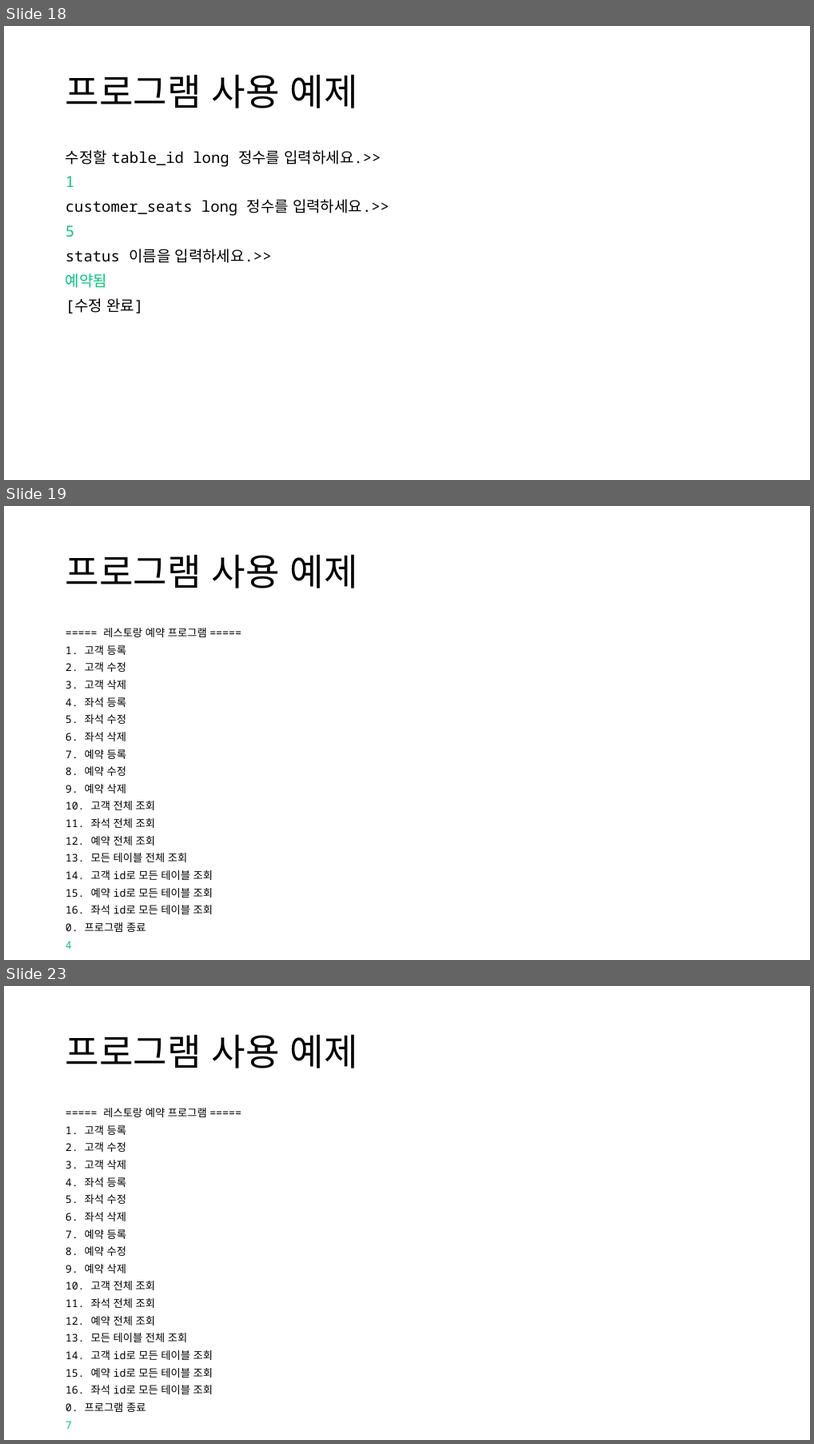
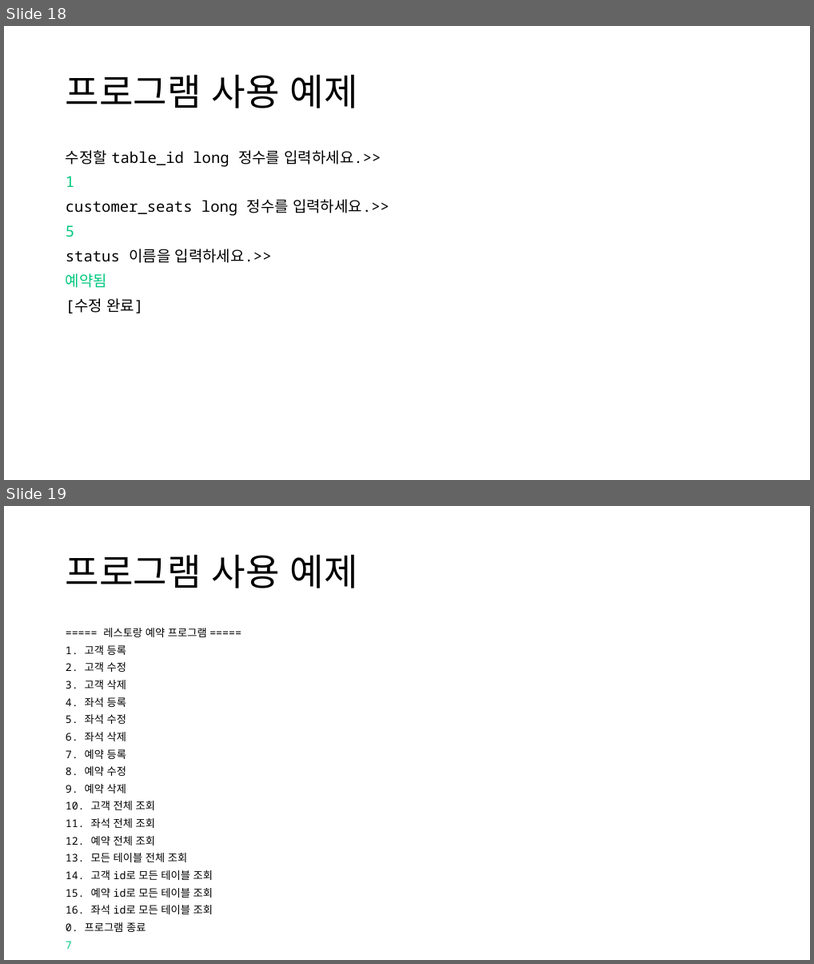
Before and after one commit to TaYaKi71751/gukbi, a slide deck: ppt/Oracle DB Project.pptx. Shown one above the other, each under a label of ours: slides 18, 19 and 23 before the commit, slides 18 and 19 after it; the slides between them are not shown. The pictures are 814x1444 and 814x964 pixels, drawn with LibreOffice and Linux fonts; fonts in the diff are those of the drawing. Boxes give left, top, right and bottom in pixels: in the first picture for what was removed or moved away, otherwise in the second. Text is boxed around its words. In the diff, an @@ line names an element or a change of style, - is before the commit and + after.

```diff
--- a/ppt/Oracle DB Project.pptx
+++ b/ppt/Oracle DB Project.pptx
@@ slide 19 removed at (x1=4, y1=506, x2=810, y2=960), background #FFFFFF @@
@@ title removed at (x1=66, y1=554, x2=358, y2=588) @@
-프로그램 사용 예제
@@ text removed at (x1=66, y1=628, x2=213, y2=948) @@
-===== 레스토랑 예약 프로그램 =====
-1. 고객 등록
-2. 고객 수정
-3. 고객 삭제
-4. 좌석 등록
-5. 좌석 수정
-6. 좌석 삭제
-7. 예약 등록
-8. 예약 수정
-9. 예약 삭제
-10. 고객 전체 조회
-11. 좌석 전체 조회
-12. 예약 전체 조회
-13. 모든 테이블 전체 조회
-14. 고객 id로 모든 테이블 조회
-15. 예약 id로 모든 테이블 조회
-16. 좌석 id로 모든 테이블 조회
-0. 프로그램 종료
-4
@@ what was slide 23 is now slide 19 @@
```
Also in this commit, not shown: 1 slide added, 4 other slides removed, 1 other file.
